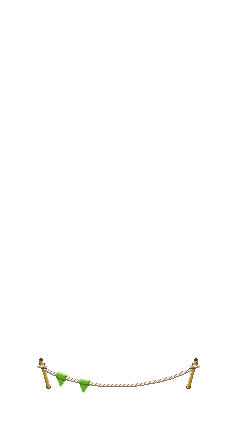
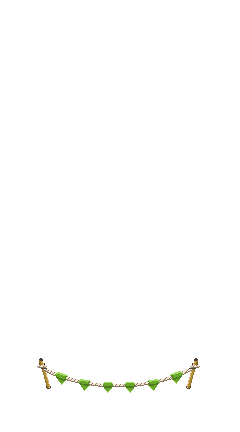
The second 240 x 432 image is a revision of the first. Changes to its layers:
added layer "Calque de dessin 15" (1st of 2, in "Calque de groupe 16") in group "Calque de groupe 16" over [80, 371, 183, 393]
painted on "Calque de dessin 15" (2nd of 2, in "Calque de groupe 16") over [57, 379, 128, 393]
painted on "Calque de dessin 14" over [57, 371, 183, 393]
